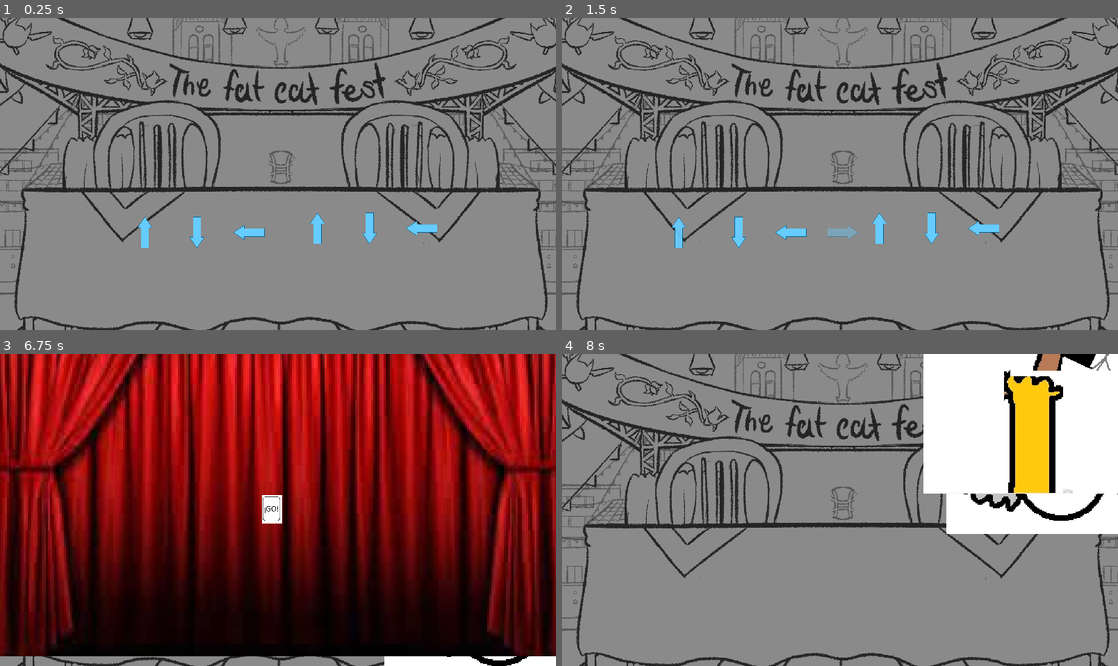
Above: before the commit, frames 1-4 (two rows, left to right).
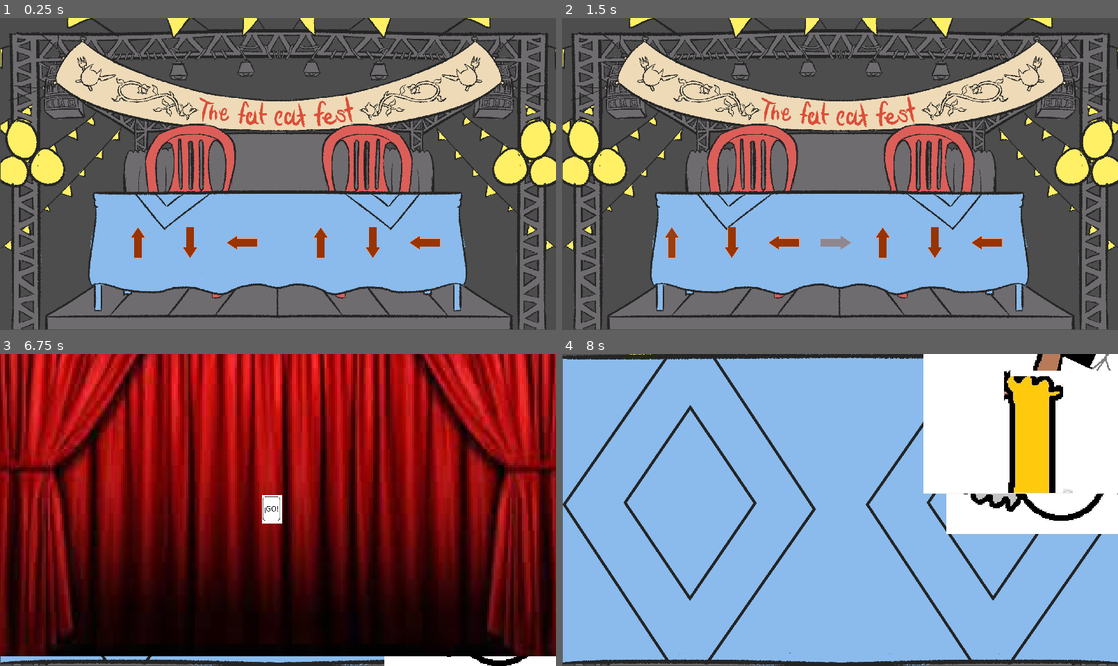
Above: after the commit, the same moments.

Repository: soetgdeznsgk/GGJ24---Fat-Cat-Fest
Game: Godot game, scene res://Escenas/Maingame/Maingame.tscn
The game is run twice, just before and just after one commit, with the same random seed, the same clock (stepped at 60 frames per second) and the same inputs. This scene is started directly instead of the project's main scene. The engine's default icon, where the game draws it, is replaced by a stand-in: a white triangle on a blue panel in a dark square.
Inputs (mouse positions are in pixels of both pictures, inside the frame that each line leads up to):
- Up to frame 1 (0.25 s): no input
- Up to frame 2 (1.5 s): tap Enter (ui_accept) at 0.5, 0.77 s; move the mouse to (962, 158) at 0.52 s; hold Right (DerechaPj1) 0.53-1.28 s; tap S (AbajoPj2) at 0.6 s; click (962, 158) at 0.67 s; move the mouse to (728, 189) at 1.27 s; hold Down (AbajoPj1) from 1.28 s (still down); tap W (ArribaPj2) at 1.35 s
- Up to frame 3 (6.75 s): tap Enter (ui_accept) at 1.52, 2, 3.02, 3.5, 3.77, 4.52, 6.02 s; move the mouse to (333, 441) at 2.02 s; release Down (AbajoPj1) at 2.03 s; hold Right (DerechaPj1) 2.03-2.78 s; tap D (DerechaPj2) at 2.1, 5.1 s; move the mouse to (250, 572) at 2.77 s; hold Up (ArribaPj1) 2.78-3.53 s; tap A (IzquierdaPj2) at 2.85, 5.85 s; click (250, 572) at 2.92 s; move the mouse to (444, 556) at 3.52 s; hold Left (IzquierdaPj1) 3.53-5.03 s; tap S (AbajoPj2) at 3.6, 6.6 s; move the mouse to (111, 463) at 4.27 s; tap W (ArribaPj2) at 4.35 s; move the mouse to (305, 510) at 5.02 s; hold Down (AbajoPj1) 5.03-5.78 s; click (305, 510) at 5.17 s; move the mouse to (194, 432) at 5.77 s; hold Right (DerechaPj1) 5.78-6.53 s; move the mouse to (400, 494) at 6.52 s; hold Up (ArribaPj1) from 6.53 s (still down)
- Up to frame 4 (8 s): tap Enter (ui_accept) at 6.77, 7.52 s; move the mouse to (728, 525) at 7.27 s; release Up (ArribaPj1) at 7.28 s; hold Right (DerechaPj1) from 7.28 s (still down); tap W (ArribaPj2) at 7.35 s; click (728, 525) at 7.42 s

The runs differ from the first frame. In frame 1, 96% of the frame differs, in the area x 0-100%, y 0-100%; in frame 2, 96%; in frame 3, 2.0%; in frame 4, 80%.
Error before the commit: Invalid access to property or key 'animation_finished' on a base object of type 'null instance'. (res://Logica/comidas.gd:73)
Error after the commit: Invalid access to property or key 'animation_finished' on a base object of type 'null instance'. (res://Logica/comidas.gd:74)

Commit message:
Cambiando placeholders
TODO: ajustar animaciones de quicktime event de pepino y empezar a trabajarle al quicktime de darse duro

Diff:
--- a/Escenas/Eventos/evento_romper_platos.tscn
+++ b/Escenas/Eventos/evento_romper_platos.tscn
@@ -1,6 +1,7 @@
-[gd_scene load_steps=15 format=3 uid="uid://cxwff3nt01gul"]
+[gd_scene load_steps=16 format=3 uid="uid://cxwff3nt01gul"]
 
 [ext_resource type="Script" path="res://Escenas/Eventos/evento_romper_platos.gd" id="1_6r5rn"]
+[ext_resource type="Texture2D" uid="uid://cnftvrj7wfr42" path="res://Sprites/QuickTimeEvent/fondoplatos.png" id="2_6owar"]
 [ext_resource type="Script" path="res://Escenas/Eventos/Martillo.gd" id="2_krrne"]
 [ext_resource type="Texture2D" uid="uid://bu28dchsfp4dn" path="res://Sprites/QuickTimeEvent/patas.jpg" id="2_ldjf1"]
 [ext_resource type="Texture2D" uid="uid://dqtsl3p2axvdr" path="res://Sprites/QuickTimeEvent/patasPlato.png" id="3_0p7wu"]
@@ -143,9 +144,15 @@
 one_shot = true
 autostart = true
 
+[node name="Sprite2D" type="Sprite2D" parent="."]
+position = Vector2(0, -20)
+scale = Vector2(0.712, 0.742593)
+texture = ExtResource("2_6owar")
+centered = false
+
 [node name="Martillo" type="Area2D" parent="."]
 z_index = 1
-position = Vector2(197, 555)
+position = Vector2(264, 573)
 script = ExtResource("2_krrne")
 speed = 650
 metadata/_edit_group_ = true
--- a/Escenas/Maingame/Maingame.tscn
+++ b/Escenas/Maingame/Maingame.tscn
@@ -1,24 +1,52 @@
-[gd_scene load_steps=6 format=3 uid="uid://b4olfp085mokh"]
+[gd_scene load_steps=10 format=3 uid="uid://b4olfp085mokh"]
 
-[ext_resource type="Texture2D" uid="uid://bekyman0ykvud" path="res://Sprites/Gatos/todo-publico.jpg" id="1_byyai"]
+[ext_resource type="Texture2D" uid="uid://lfe8fvgjkdmc" path="res://Sprites/Fondos/stage.png" id="1_4c6u4"]
+[ext_resource type="Texture2D" uid="uid://bdbodnwg8wmpf" path="res://Sprites/Fondos/cartel.png" id="2_rap1f"]
 [ext_resource type="PackedScene" uid="uid://bbx7yskj14jdm" path="res://Escenas/Maingame/comandos.tscn" id="2_wilsv"]
 [ext_resource type="PackedScene" uid="uid://c76u6u5uvxdgl" path="res://Escenas/Maingame/QuickTimeEvent.tscn" id="3_fvsyg"]
+[ext_resource type="Texture2D" uid="uid://duybff64j0kpo" path="res://Sprites/Fondos/sillas.png" id="3_ym8q0"]
+[ext_resource type="Texture2D" uid="uid://cpifiwycfnlxs" path="res://Sprites/Fondos/mesa.png" id="4_nod1o"]
 [ext_resource type="Script" path="res://Escenas/Maingame/Camera2D.gd" id="5_864na"]
 [ext_resource type="PackedScene" uid="uid://bcrmlxmuoakqy" path="res://Escenas/Maingame/comidas.tscn" id="5_on172"]
+[ext_resource type="Texture2D" uid="uid://dvijscjapkitb" path="res://Sprites/Fondos/deco.png" id="9_q0gs3"]
 
 [node name="Maingame" type="Node2D"]
 
-[node name="Sprite2D" type="Sprite2D" parent="."]
-position = Vector2(689, 377)
-texture = ExtResource("1_byyai")
-metadata/_edit_lock_ = true
+[node name="Stage" type="Sprite2D" parent="."]
+scale = Vector2(0.712, 0.712)
+texture = ExtResource("1_4c6u4")
+centered = false
+
+[node name="Cartel" type="Sprite2D" parent="."]
+scale = Vector2(0.712, 0.712)
+texture = ExtResource("2_rap1f")
+centered = false
+
+[node name="Sillas" type="Sprite2D" parent="."]
+scale = Vector2(0.712, 0.712)
+texture = ExtResource("3_ym8q0")
+centered = false
+
+[node name="Mesa" type="Sprite2D" parent="."]
+position = Vector2(-3, 14)
+scale = Vector2(0.712, 0.712)
+texture = ExtResource("4_nod1o")
+centered = false
+
+[node name="comidas" parent="." instance=ExtResource("5_on172")]
+position = Vector2(681, 384)
 
 [node name="Comandos" parent="." instance=ExtResource("2_wilsv")]
-position = Vector2(650, 469)
+position = Vector2(658, 504)
 
 [node name="Comandos2" parent="." instance=ExtResource("2_wilsv")]
-position = Vector2(226, 479)
+position = Vector2(209, 504)
 jugador = 2
+
+[node name="Deco" type="Sprite2D" parent="."]
+scale = Vector2(0.712, 0.712)
+texture = ExtResource("9_q0gs3")
+centered = false
 
 [node name="QuickTimeEvent" parent="." instance=ExtResource("3_fvsyg")]
 
@@ -27,6 +55,3 @@
 process_callback = 0
 script = ExtResource("5_864na")
 zoomFinal = Vector2(1.5, 1.5)
-
-[node name="comidas" parent="." instance=ExtResource("5_on172")]
-position = Vector2(681, 384)
--- a/Escenas/Recetas/Buñuelo.tscn
+++ b/Escenas/Recetas/ArrozConLeche.tscn
@@ -1,8 +1,10 @@
 [gd_scene load_steps=3 format=3 uid="uid://b02b22kxe33wt"]
 
-[ext_resource type="Texture2D" uid="uid://df3vm61vtcfyl" path="res://Sprites/Comidas/Buñuelo.png" id="1_b34ia"]
+[ext_resource type="Texture2D" uid="uid://c1jj1nsn8fb21" path="res://Sprites/Comidas/ArrozconLeche.png" id="1_6bmn3"]
 [ext_resource type="Script" path="res://Logica/Buñuelo.gd" id="2_b88vv"]
 
 [node name="Buñuelo" type="Sprite2D"]
-texture = ExtResource("1_b34ia")
+scale = Vector2(0.8, 0.8)
+texture = ExtResource("1_6bmn3")
+hframes = 3
 script = ExtResource("2_b88vv")
--- /dev/null
+++ b/Escenas/Recetas/Empanada.tscn
@@ -0,0 +1,10 @@
+[gd_scene load_steps=3 format=3 uid="uid://bybowq4jl4v8o"]
+
+[ext_resource type="Texture2D" uid="uid://0ji2j53y2u8y" path="res://Sprites/Comidas/Empanada.png" id="1_vv8dq"]
+[ext_resource type="Script" path="res://Logica/Pan.gd" id="2_5cgpa"]
+
+[node name="Empanada" type="Sprite2D"]
+scale = Vector2(0.8, 0.8)
+texture = ExtResource("1_vv8dq")
+hframes = 3
+script = ExtResource("2_5cgpa")
--- a/Escenas/Recetas/Empanana.tscn
+++ /dev/null
@@ -1,8 +0,0 @@
-[gd_scene load_steps=3 format=3 uid="uid://bybowq4jl4v8o"]
-
-[ext_resource type="Texture2D" uid="uid://dvphbofdnkk26" path="res://Sprites/Comidas/empanana.png" id="1_xleia"]
-[ext_resource type="Script" path="res://Logica/Pan.gd" id="2_lbn6m"]
-
-[node name="Empanada" type="Sprite2D"]
-texture = ExtResource("1_xleia")
-script = ExtResource("2_lbn6m")
--- a/Logica/Buñuelo.gd
+++ b/Logica/Buñuelo.gd
@@ -1,3 +1,3 @@
 extends Node
-var nombre= "Buñuelo"
+var nombre= "ArrozConLeche"
 var moveset = [Enums.Izquierda, Enums.Izquierda, Enums.Derecha, Enums.Abajo, Enums.Derecha, Enums.Arriba, Enums.Arriba, Enums.Izquierda, Enums.Abajo]
--- a/Logica/Pan.gd
+++ b/Logica/Pan.gd
@@ -1,3 +1,3 @@
 extends Node
-var nombre= "Empanana"
+var nombre= "Empanada"
 var moveset = [Enums.Izquierda, Enums.Izquierda, Enums.Derecha, Enums.Abajo, Enums.Derecha, Enums.Arriba, Enums.Arriba, Enums.Izquierda, Enums.Abajo]
--- a/Logica/comidas.gd
+++ b/Logica/comidas.gd
@@ -1,6 +1,7 @@
 extends Node2D
-const recetasString = ["res://Escenas/Recetas/Buñuelo.tscn",\
-"res://Escenas/Recetas/Empanana.tscn"]
+const recetasString = [
+"res://Escenas/Recetas/ArrozConLeche.tscn",
+"res://Escenas/Recetas/Empanada.tscn"]
 const recetasSize=2
 #diccionario key: es el nombre de la receta(en la escena)
 #            value: nodo instanciado de la receta
@@ -87,10 +88,10 @@
 	match numeroJugador:
 		1:
 			recetaAMover=recetaActualJugador1
-			direccionMov=Vector2(700,0)
+			direccionMov=Vector2(825,0)
 		2:
 			recetaAMover=recetaActualJugador2
-			direccionMov=Vector2(-700,0)
+			direccionMov=Vector2(-825,0)
 	#print(recetaActual.moveset)
 	tween.tween_property(recetaAMover,"position",direccionMov,1)
 
Binary file changed: Sprites/Comandos/FlechaAbajo.png
Binary file changed: Sprites/Comandos/FlechaDerecha.png
Binary file changed: Sprites/Comandos/FlechaIzquierda.png
Binary file changed: Sprites/Comandos/flechaArriba.png
Binary file added: Sprites/Comidas/ArrozconLeche.png
Not shown, changed: Sprites/Comidas/ArrozconLeche.png.import
Binary file removed: Sprites/Comidas/Buñuelo.png
Binary file added: Sprites/Comidas/Empanada.png
Not shown, added: Sprites/Comidas/Empanada.png.import
Binary file removed: Sprites/Comidas/empanana.png
Binary file added: Sprites/Fondos/cartel.png
Not shown, added: Sprites/Fondos/cartel.png.import
(and 16 more such lines)
